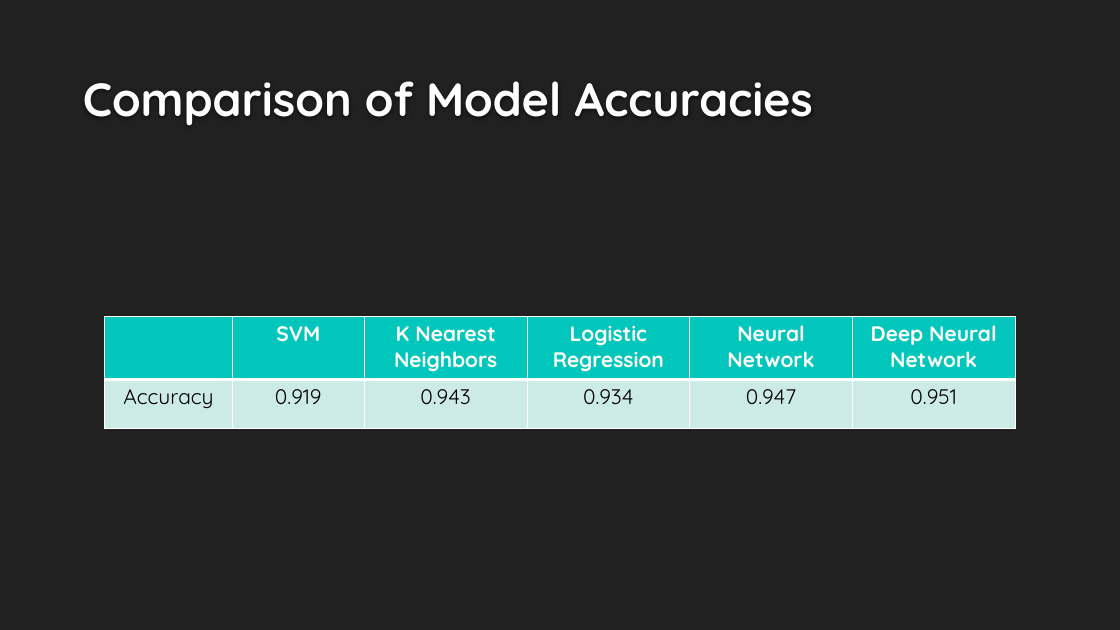
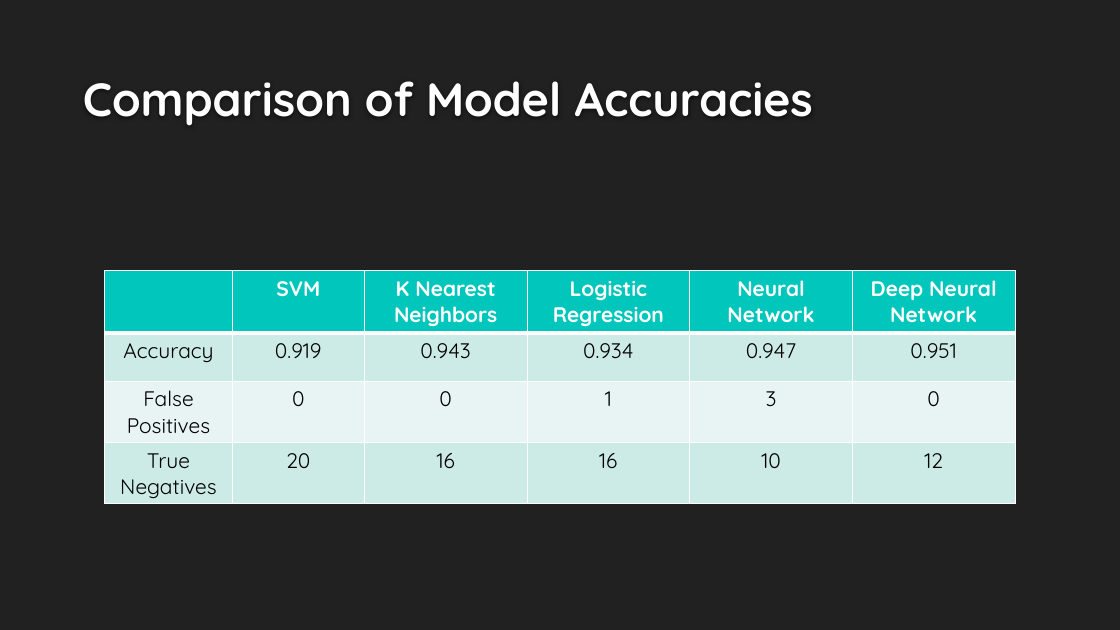
Before and after one commit to Sal-r/Credit-Card-Fraud, a slide deck: slide 10 of Credit_Card_Fraud_Presentation.pptx. Drawn at 1120x630 pixels with LibreOffice and Linux fonts; fonts in the diff are those of the drawing; background and template pictures are left out. Boxes give left, top, right and bottom in pixels: in the first picture for what was removed or moved away, otherwise in the second. Text is boxed around its words. In the diff, an @@ line names an element or a change of style, - is before the commit and + after.

Commit message:
Ppt update

```diff
--- a/Credit_Card_Fraud_Presentation.pptx
+++ b/Credit_Card_Fraud_Presentation.pptx
@@ table at [105, 271, 1017, 502] @@
+row 3: False Positives | 0 | 0 | 1 | 3 | 0
+row 4: True Negatives | 20 | 16 | 16 | 10 | 12
@@ table: place and size @@
-table at [105, 317, 1017, 429]
+table at [105, 271, 1017, 502]
```
Also in this commit, not shown: 1 other file.
